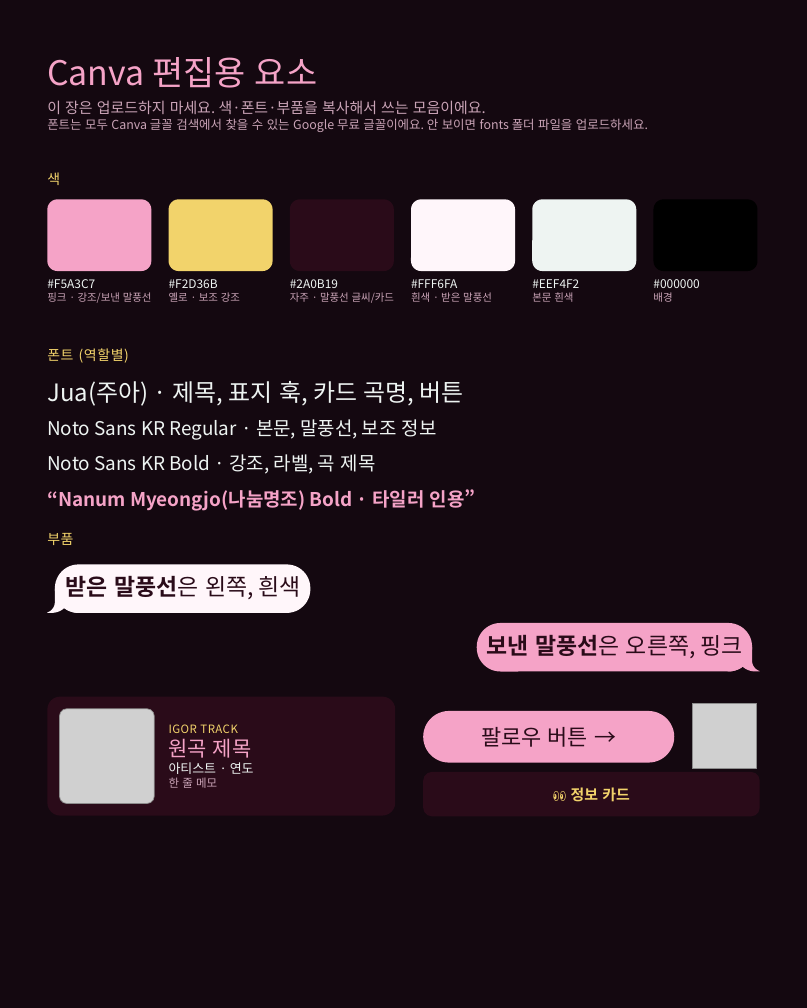
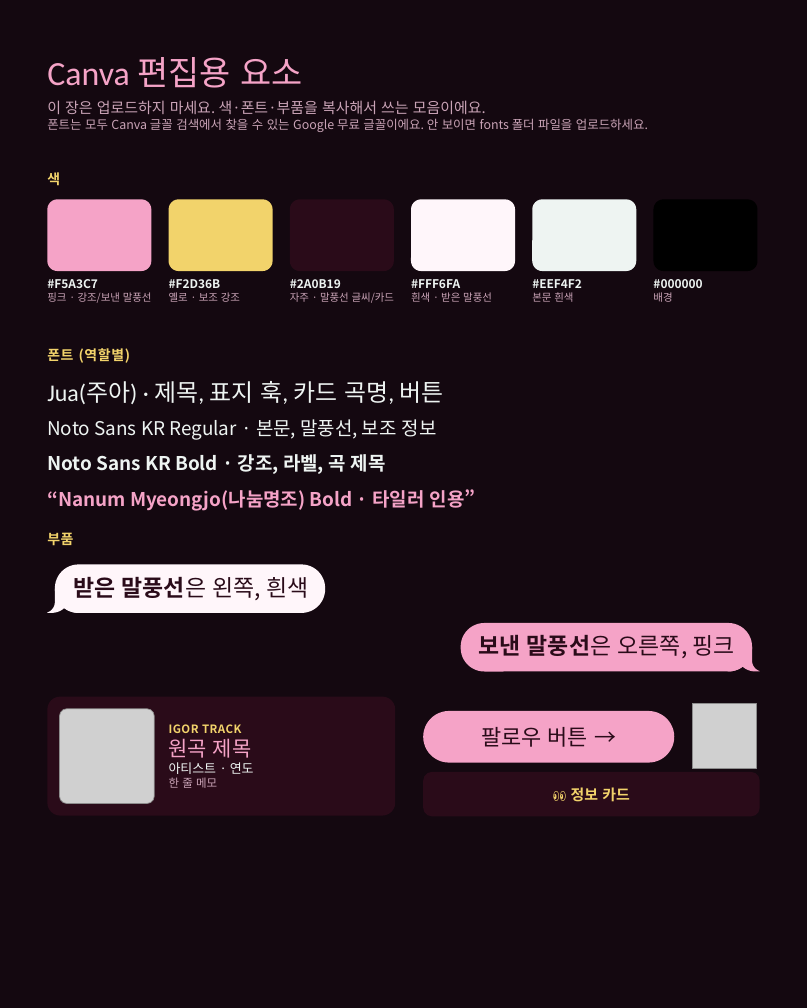
Before and after one commit to yeezyismygoat-pixel/ClaudeRep, a slide deck: slide 9 of IGOR_명반002_초안.pptx. Drawn at 807x1008 pixels with LibreOffice and Linux fonts; fonts in the diff are those of the drawing; grey boxes stand for pictures. Boxes give left, top, right and bottom in pixels: in the first picture for what was removed or moved away, otherwise in the second. Text is boxed around its words. In the diff, an @@ line names an element or a change of style, - is before the commit and + after.

```diff
--- a/IGOR_명반002_초안.pptx
+++ b/IGOR_명반002_초안.pptx
@@ text "Canva 편집용 요소" at bbox=[47, 57, 302, 88]: font Noto Sans CJK KR to Calibri @@
@@ text at bbox=[47, 279, 98, 288]: bold on in "#F5A3C7" @@
@@ text at bbox=[169, 279, 221, 288]: bold on in "#F2D36B" @@
@@ text at bbox=[290, 279, 341, 288]: bold on in "#2A0B19" @@
@@ text at bbox=[411, 279, 460, 288]: bold on in "#FFF6FA" @@
@@ text at bbox=[532, 279, 582, 288]: bold on in "#EEF4F2" @@
@@ text at bbox=[653, 279, 702, 288]: bold on in "#000000" @@
@@ text "Jua(주아) · 제목, 표지 훅, ..." at bbox=[47, 381, 444, 404]: font Noto Sans CJK KR to Calibri @@
@@ bold on in 4 elements at bbox=[47, 172, 60, 186], bbox=[47, 348, 130, 363], bbox=[47, 454, 386, 474], bbox=[47, 532, 73, 545] @@
@@ rounded rectangle "받은 말풍선은 왼쪽, 흰색": place and size @@
-rounded rectangle "받은 말풍선은 왼쪽, 흰색" at bbox=[55, 565, 311, 613]
+rounded rectangle "받은 말풍선은 왼쪽, 흰색" at bbox=[55, 565, 326, 613]
@@ rounded rectangle "보낸 말풍선은 오른쪽, 핑크": place and size @@
-rounded rectangle "보낸 말풍선은 오른쪽, 핑크" at bbox=[477, 623, 752, 672]
+rounded rectangle "보낸 말풍선은 오른쪽, 핑크" at bbox=[461, 623, 752, 672]
@@ freeform shape at bbox=[727, 647, 760, 671]: outline redrawn @@
@@ text at bbox=[169, 724, 252, 758]: bold on in "IGOR TRACK"; font Noto Sans CJK KR to Calibri in "원곡 제목" @@
```
Also in this commit, not shown: 8 other slides changed, 1 other file.
